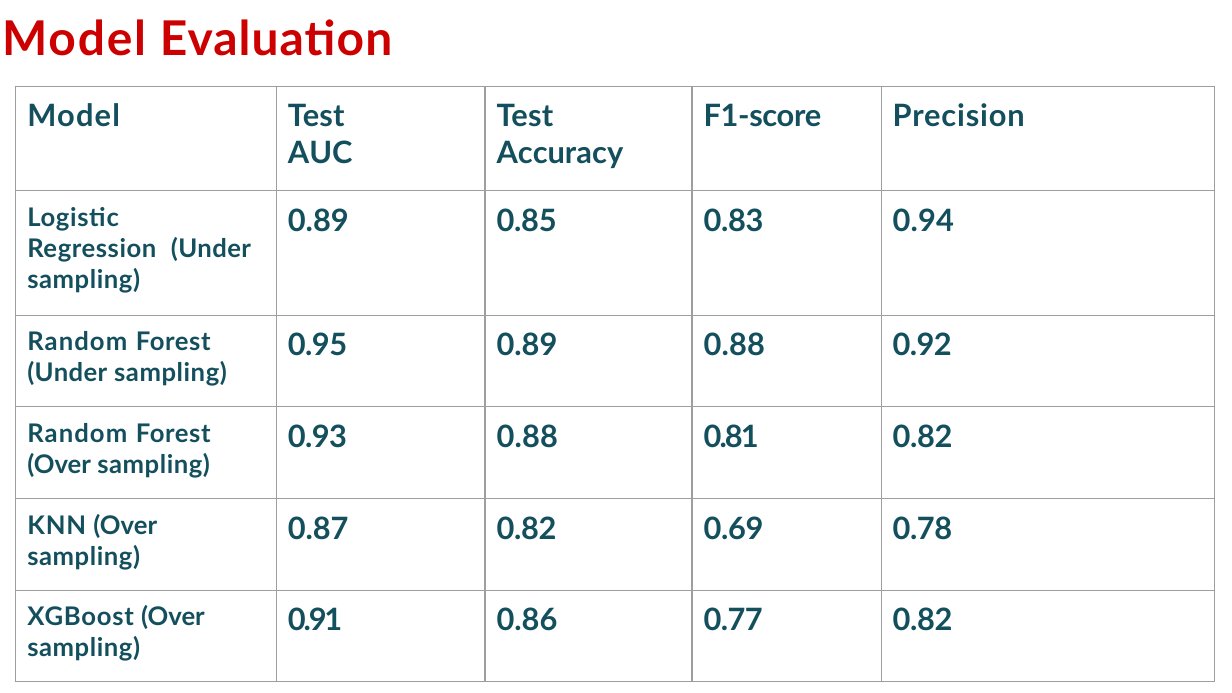
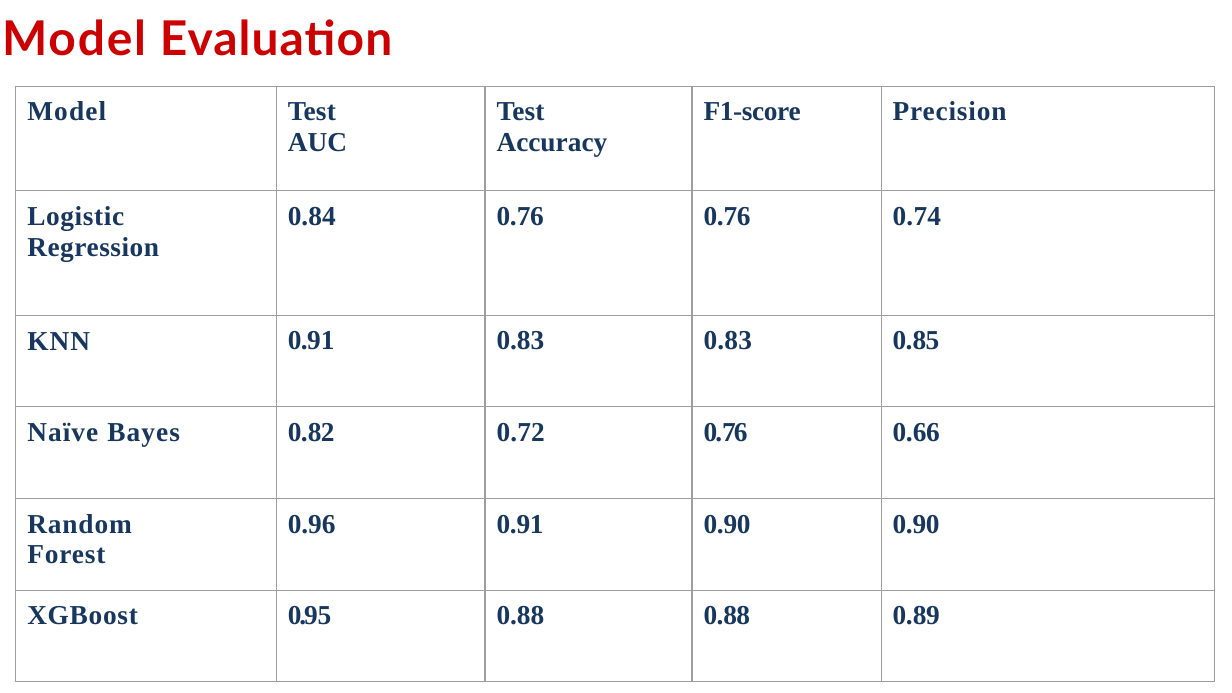
Before and after one commit to AnnayanB/SupervisedML_BankMarketingCampaigns, a slide deck: slide 24 of Presentation-Bank Marketing Effectiveness Prediction.pptx.pptx (slide 19 before the commit). Drawn at 1232x693 pixels with LibreOffice and Linux fonts; fonts in the diff are those of the drawing; background and template pictures are left out. Boxes give left, top, right and bottom in pixels: in the first picture for what was removed or moved away, otherwise in the second. Text is boxed around its words. In the diff, an @@ line names an element or a change of style, - is before the commit and + after.

```diff
--- a/Presentation-Bank Marketing Effectiveness Prediction.pptx.pptx
+++ b/Presentation-Bank Marketing Effectiveness Prediction.pptx.pptx
@@ table at box(16, 86, 1216, 681) @@
-row 2: Logistic Regression (Under sampling) | 0.89 | 0.85 | 0.83 | 0.94
+row 2: Logistic Regression | 0.84 | 0.76 | 0.76 | 0.74
-row 3: Random Forest (Under sampling) | 0.95 | 0.89 | 0.88 | 0.92
+row 3: KNN | 0.91 | 0.83 | 0.83 | 0.85
-row 4: Random Forest (Over sampling) | 0.93 | 0.88 | 0.81 | 0.82
+row 4: Naïve Bayes | 0.82 | 0.72 | 0.76 | 0.66
-row 5: KNN (Over sampling) | 0.87 | 0.82 | 0.69 | 0.78
+row 5: Random Forest | 0.96 | 0.91 | 0.90 | 0.90
-row 6: XGBoost (Over sampling) | 0.91 | 0.86 | 0.77 | 0.82
+row 6: XGBoost | 0.95 | 0.88 | 0.88 | 0.89
@@ size 18 to 16 pt, font Lato to Times New Roman, text colour #134F5C to #17375E in "Model", "Test AUC", "Test Accuracy", "F1-score" and 1 more places @@
```
Also in this commit, not shown: 17 other slides changed, 9 slides added, 4 slides removed.
